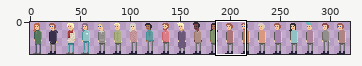
One commit to this sprite sheet: img/Characters.png. The picture above shows the old version from afar; the outline marks the close-up.
Close-up. Before the commit:
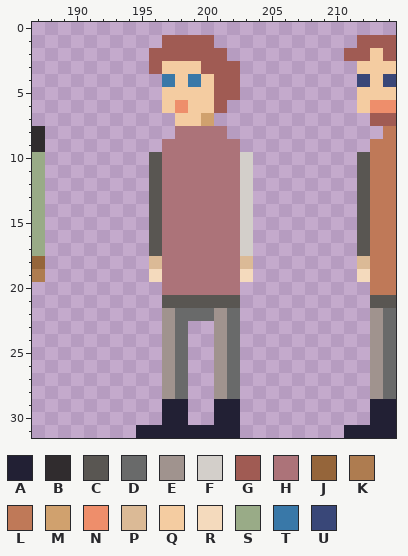
The file is 1920x192 pixels, drawn in blocks of 6x6; one block is one cell here. Colours within 5 levels of each other are drawn and written as one. Shown: x 187..214, y 0..31. The commit also changed other parts of the picture, which this record leaves out.
Palette (. is transparent): A #222034  B #302c2e  C #595652  D #696a6a  E #a0938e  F #d3cfca  G #a05b53  H #ac7379  J #95653a  K #ae7c50  L #bf7958  M #d0a16e  N #ee8e6b  P #dbba96  Q #f4cca1  R #f4dabd  S #99ab87  T #3978a8  U #394778
Pixels before, first column x 187:
 1 ..........GGGG...........GGG
 2 .........GGGGGG.........GGQG
 3 .........GQQQGGG.........QQQ
 4 ..........TQTQGG.........UQU
 5 ..........QQQQGG.........QQQ
 6 ..........QNQQG..........QNN
 7 ...........QQM............GG
 8 B..........HHHH............L
 9 B.........HHHHHH..........LL
10 S........CHHHHHHF........CLL
11 S........CHHHHHHF........CLL
12 S........CHHHHHHF........CLL
13 S........CHHHHHHF........CLL
14 S........CHHHHHHF........CLL
15 S........CHHHHHHF........CLL
16 S........CHHHHHHF........CLL
17 S........CHHHHHHF........CLL
18 J........PHHHHHHP........PLL
19 K........RHHHHHHR........RLL
20 ..........HHHHHH..........LL
21 ..........CCCCCC..........CC
22 ..........EDDDED..........ED
23 ..........ED..ED..........ED
24 ..........ED..ED..........ED
25 ..........ED..ED..........ED
26 ..........ED..ED..........ED
27 ..........ED..ED..........ED
28 ..........ED..ED..........ED
29 ..........AA..AA..........AA
30 ..........AA..AA..........AA
31 ........AAAAAAAA........AAAA
The result:
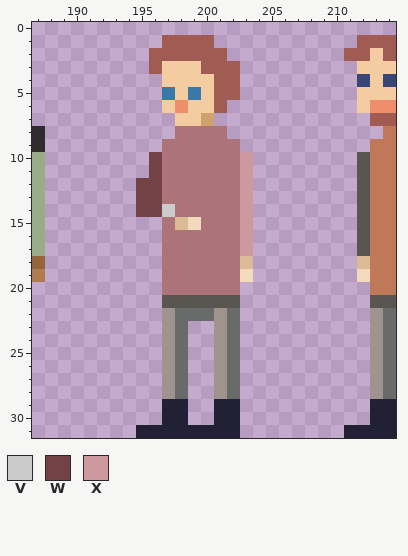
Colours new in this view: V #cbcbcb  W #724247  X #cd999f
Diff:
The edit turns colour H into colour P in row 15 at x 198.
The edit turns colour T into colour Q in row 4 at x 197 and 199.
The edit turns colour H into colour R in row 15 at x 199.
The edit turns colour Q into colour T in row 5 at x 197 and 199.
The edit turns colour H into colour V in row 14 at x 197.
There is now colour W in rows 12 to 14 at x 195.
The edit turns colour C into colour W in rows 10 to 14 at x 196.
The edit turns colour F into colour X in rows 10 to 17 at x 203.
The edit erases colour C in rows 15 to 17 at x 196.
The edit erases colour P in row 18 at x 196.
The edit erases colour R in row 19 at x 196.
Pixel boxes of the changes (left, top, right, bottom) in both close-ups:
changed: (162, 74, 201, 100)
changed: (136, 152, 253, 282)
